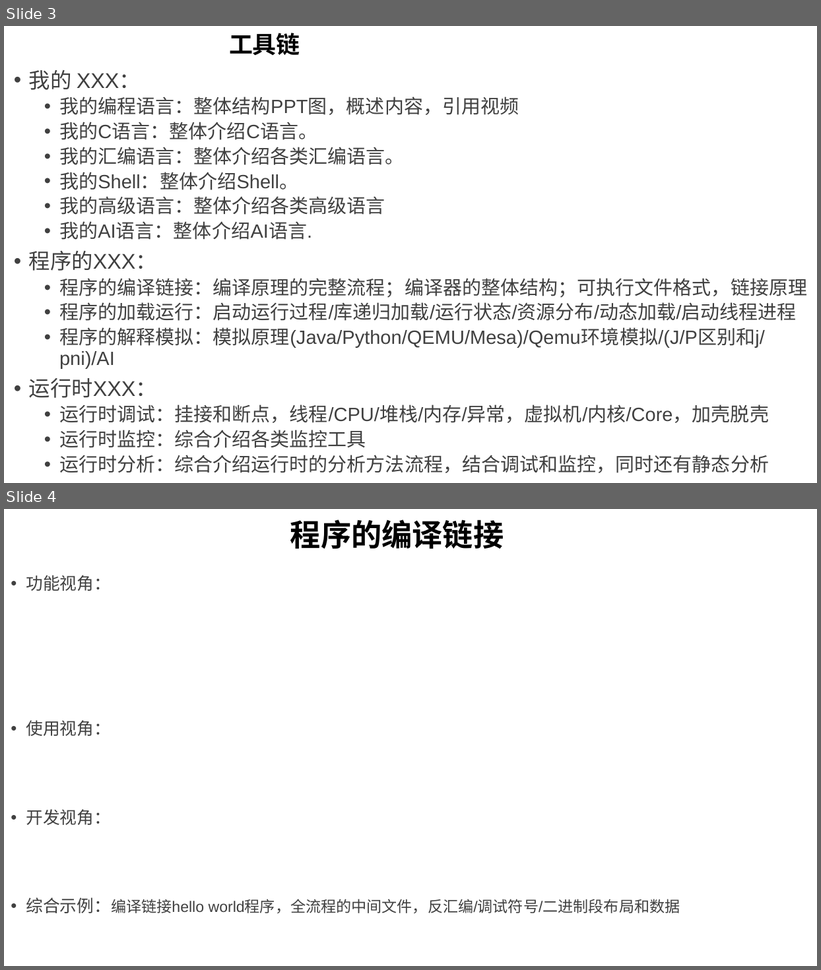
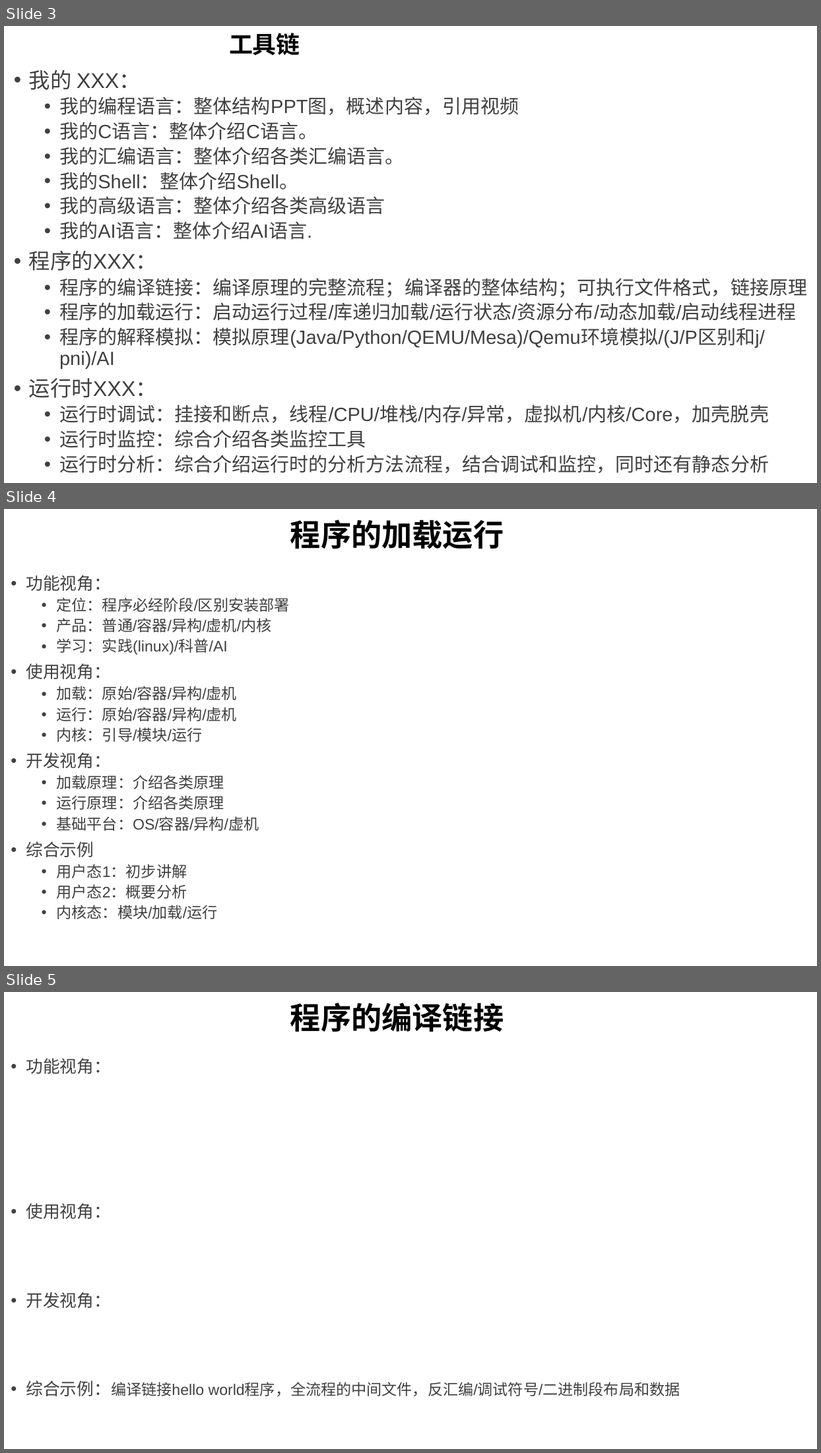
Before and after one commit to GavinKoeng/it-talks, a slide deck: it-talks.pptx. Shown one above the other, each under a label of ours: slides 3 and 4 before the commit, slides 3, 4 and 5 after it. The pictures are 821x970 and 821x1453 pixels, drawn with LibreOffice and Linux fonts; fonts in the diff are those of the drawing. Boxes give left, top, right and bottom in pixels: in the first picture for what was removed or moved away, otherwise in the second. Text is boxed around its words. In the diff, an @@ line names an element or a change of style, - is before the commit and + after.

Commit message:
添加程序的加载链接的综合示例视频组，并初步给出相关的整体介绍提纲

```diff
--- a/it-talks.pptx
+++ b/it-talks.pptx
@@ slide 4 added at (4,509,817,966), background #FFFFFF @@
@@ title added at (290,520,504,549), 36 pt, text #000000, bold @@
+程序的加载运行
@@ text added at (26,575,290,920), 18 pt, text #404040 @@
+• 功能视角：
+  • 定位：程序必经阶段/区别安装部署
+  • 产品：普通/容器/异构/虚机/内核
+  • 学习：实践(linux)/科普/AI
+• 使用视角：
+  • 加载：原始/容器/异构/虚机
+  • 运行：原始/容器/异构/虚机
+  • 内核：引导/模块/运行
+• 开发视角：
+  • 加载原理：介绍各类原理
+  • 运行原理：介绍各类原理
+  • 基础平台：OS/容器/异构/虚机
+• 综合示例
+  • 用户态1：初步讲解
+  • 用户态2：概要分析
+  • 内核态：模块/加载/运行
@@ what was slide 4 is now slide 5 @@
```
Also in this commit, not shown: 6 other files.
